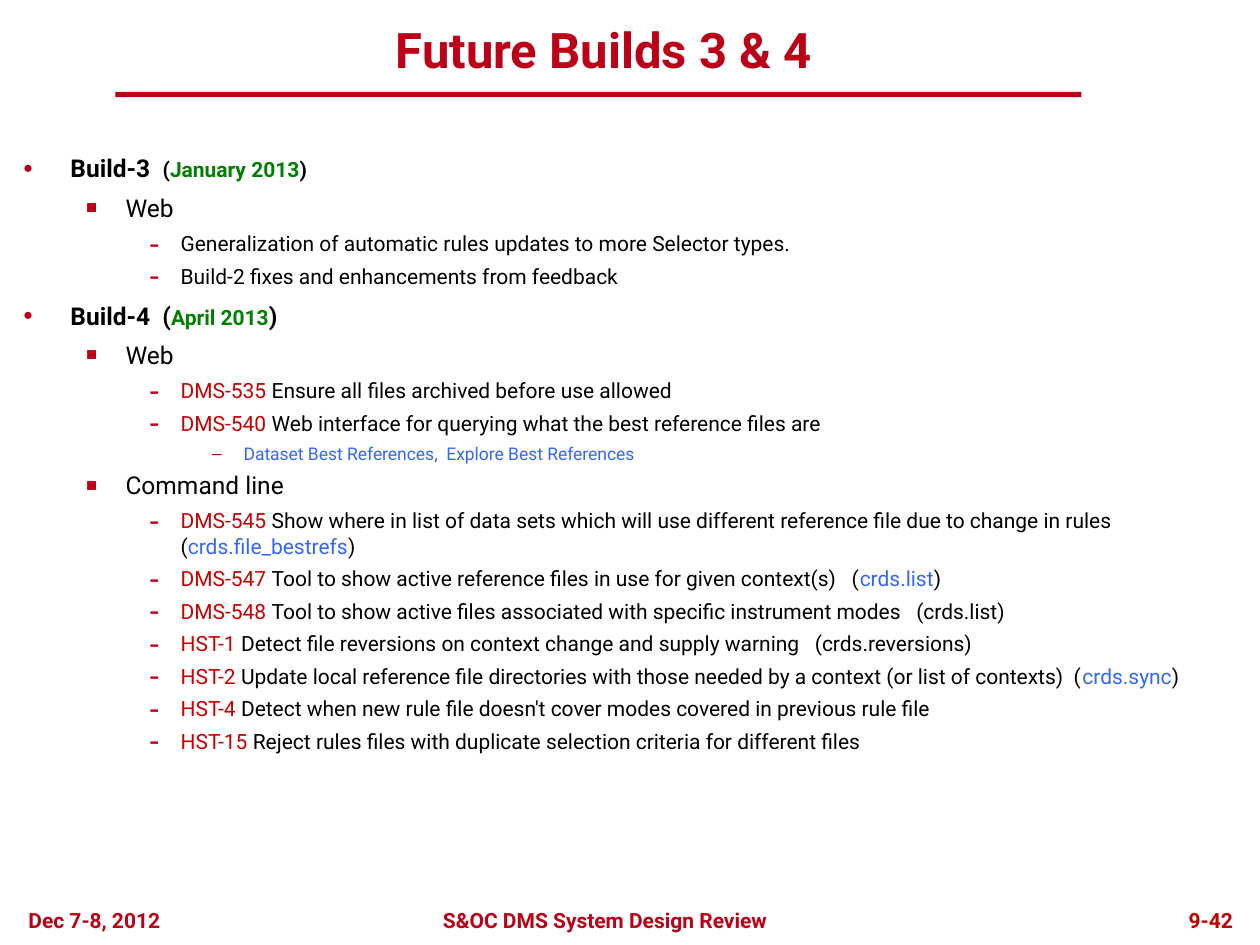
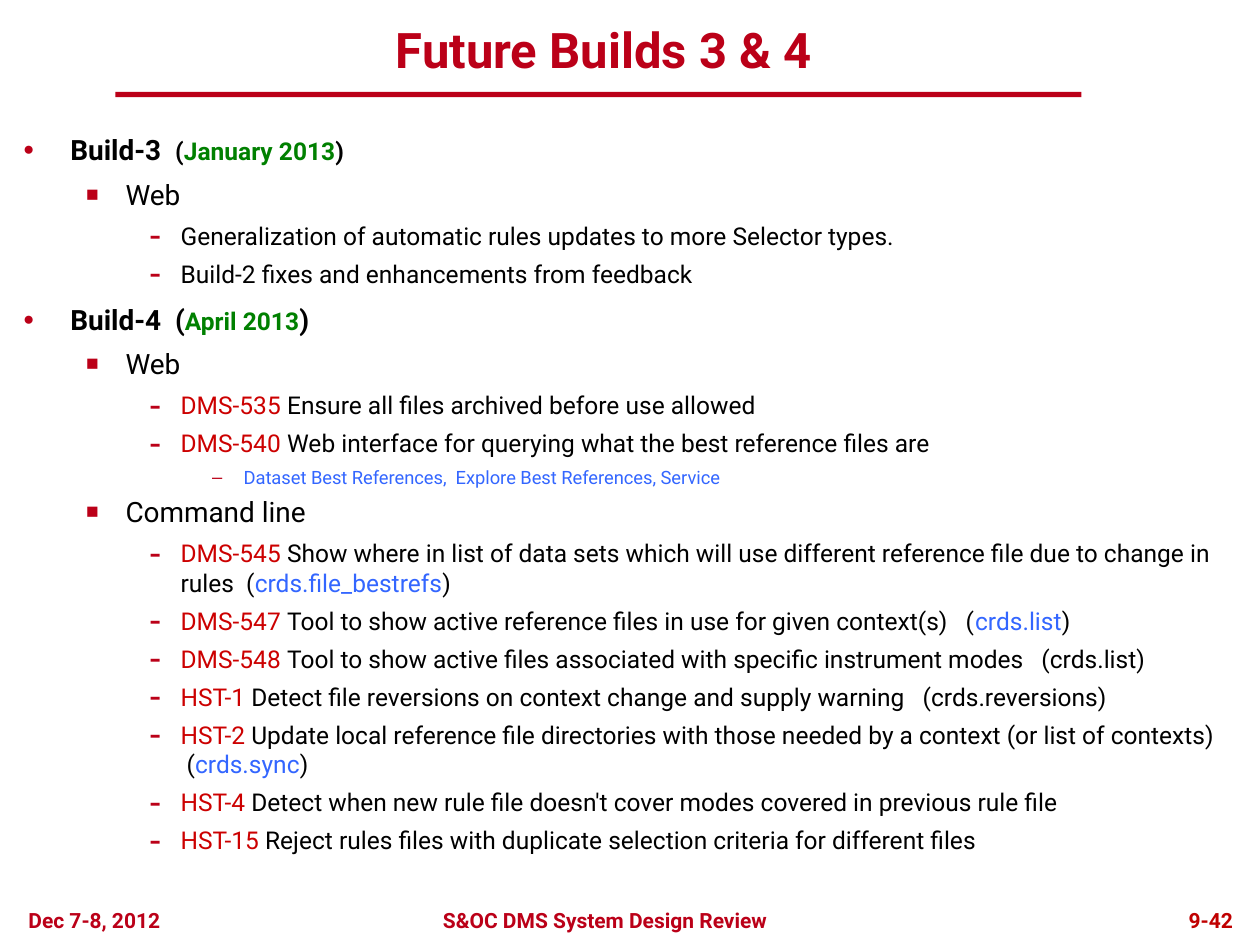
Before and after one commit to spacetelescope/crds, a slide deck: slide 41 of docs/DMS_SDR2_09_CRDS_final.pptx. Drawn at 1260x945 pixels with LibreOffice and Linux fonts; fonts in the diff are those of the drawing; background and template pictures are left out. Boxes give left, top, right and bottom in pixels: in the first picture for what was removed or moved away, otherwise in the second. Text is boxed around its words. In the diff, an @@ line names an element or a change of style, - is before the commit and + after.

```diff
--- a/docs/DMS_SDR2_09_CRDS_final.pptx
+++ b/docs/DMS_SDR2_09_CRDS_final.pptx
@@ text "Build-3 (January 2013)": place and size @@
-text "Build-3 (January 2013)" at (70,158,1180,754)
+text "Build-3 (January 2013)" at (70,139,1214,855)
@@ text at (70,139,1214,855): size 14 to 16 pt in "Build-3", "Web", "Build-4 (April 2013)", "Web" and 1 more places; size 12 to 14 pt; more space between paragraphs @@
@@ text at (244,470,720,488): text changed; size 10 to 10.5 pt @@
-      – Dataset Best References, Explore Best References
+      – Dataset Best References, Explore Best References, Service
```
Also in this commit, not shown: 11 other slides changed.
